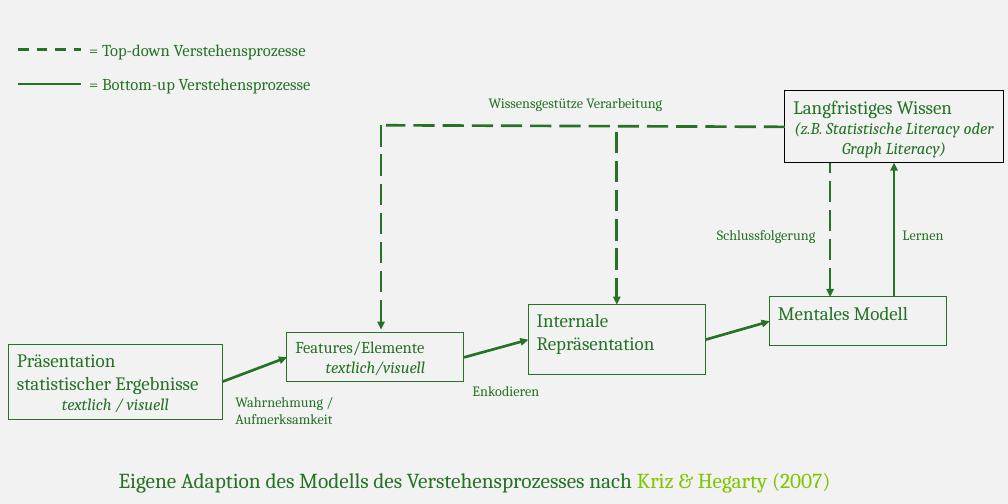
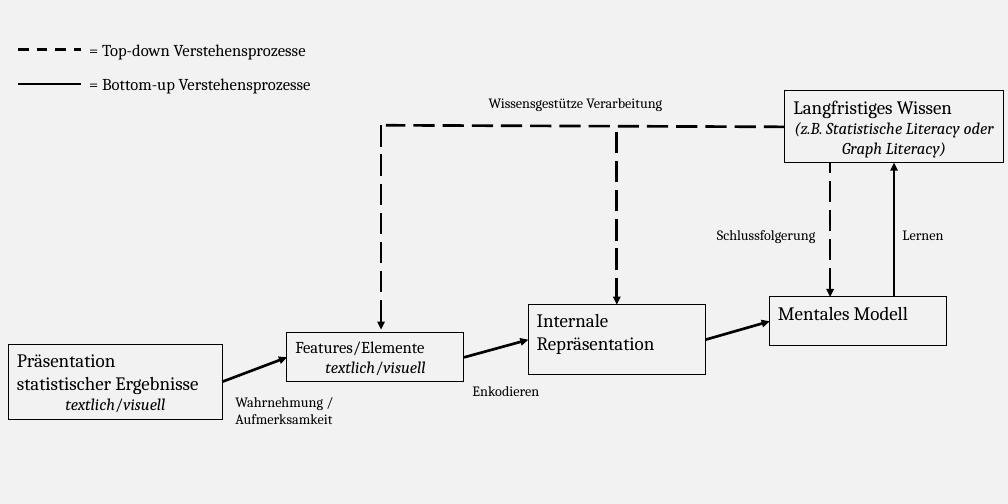
Before and after one commit to kirstinschmidt/Schmidt_Disputation, a slide deck: slide 2 of img/Model of comprehension processing.pptx. Drawn at 1008x504 pixels with LibreOffice and Linux fonts; fonts in the diff are those of the drawing. Boxes give left, top, right and bottom in pixels: in the first picture for what was removed or moved away, otherwise in the second. Text is boxed around its words. In the diff, an @@ line names an element or a change of style, - is before the commit and + after.

```diff
--- a/img/Model of comprehension processing.pptx
+++ b/img/Model of comprehension processing.pptx
@@ line (18, 50) - (81, 50): stroke #267326 2.25 pt dashed to #000000 2.25 pt dashed @@
@@ text colour #267326 to #000000 in 8 elements at <box>785,91,1004,163</box>, <box>235,397,332,424</box>, <box>489,98,662,111</box>, <box>472,386,539,396</box>, <box>717,230,815,243</box>, <box>902,230,943,240</box>, <box>102,78,311,94</box>, <box>102,44,306,60</box> @@
@@ line (18, 84) - (81, 84): stroke #267326 2.25 pt to #000000 2.25 pt @@
@@ arrow (381, 125) - (381, 329): stroke #267326 2.25 pt dashed to #000000 2.25 pt dashed @@
@@ line (785, 127) - (386, 125): stroke #267326 2.25 pt dashed to #000000 2.25 pt dashed @@
@@ arrow (617, 131) - (617, 305): stroke #267326 2.25 pt dashed to #000000 2.25 pt dashed @@
@@ arrow (830, 297) - (830, 163): stroke #267326 2.25 pt dashed to #000000 2.25 pt dashed @@
@@ arrow (894, 297) - (894, 163): stroke #267326 2.25 pt to #000000 2.25 pt @@
@@ rectangle "Mentales Modell" at <box>770,297,947,346</box>: text colour #267326 to #000000; outline #267326 0.75 pt to #000000 0.75 pt @@
@@ rectangle "Internale Repräsentation" at <box>528,305,706,375</box>: text colour #267326 to #000000; outline #267326 0.75 pt to #000000 0.75 pt @@
@@ arrow (705, 340) - (770, 322): stroke #267326 2.25 pt to #000000 2.25 pt @@
@@ rectangle "Präsentation statistischer Ergebnisse" at <box>9,345,222,420</box>: outline #267326 0.75 pt to #000000 0.75 pt @@
@@ text in rectangle at <box>17,354,198,394</box>: text colour #267326 to #000000 in "Präsentation statistischer Ergebnisse" @@
@@ arrow (222, 382) - (287, 358): stroke #267326 2.25 pt to #000000 2.25 pt @@
@@ rectangle "Features/Elemente" at <box>287,333,464,382</box>: text colour #267326 to #000000; italic off in "textlich/visuell"; outline #267326 0.75 pt to #000000 0.75 pt @@
@@ arrow (464, 358) - (528, 340): stroke #267326 2.25 pt to #000000 2.25 pt @@
@@ text in rectangle at <box>65,398,165,412</box>: text changed; text colour #267326 to #000000 @@
-textlich / visuell
+textlich/visuell
@@ text removed at <box>119,473,830,493</box> @@
-Eigene Adaption des Modells des Verstehensprozesses nach Kriz & Hegarty (2007)
```
Also in this commit, not shown: 33 other files.
